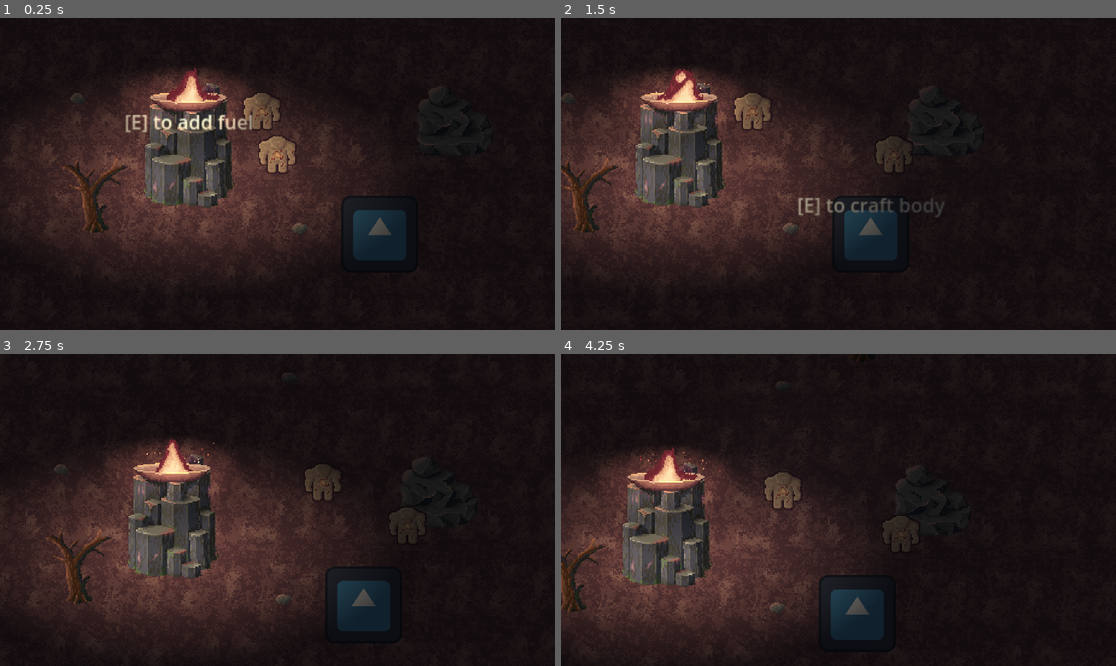
Above: before the commit, frames 1-4 (two rows, left to right).
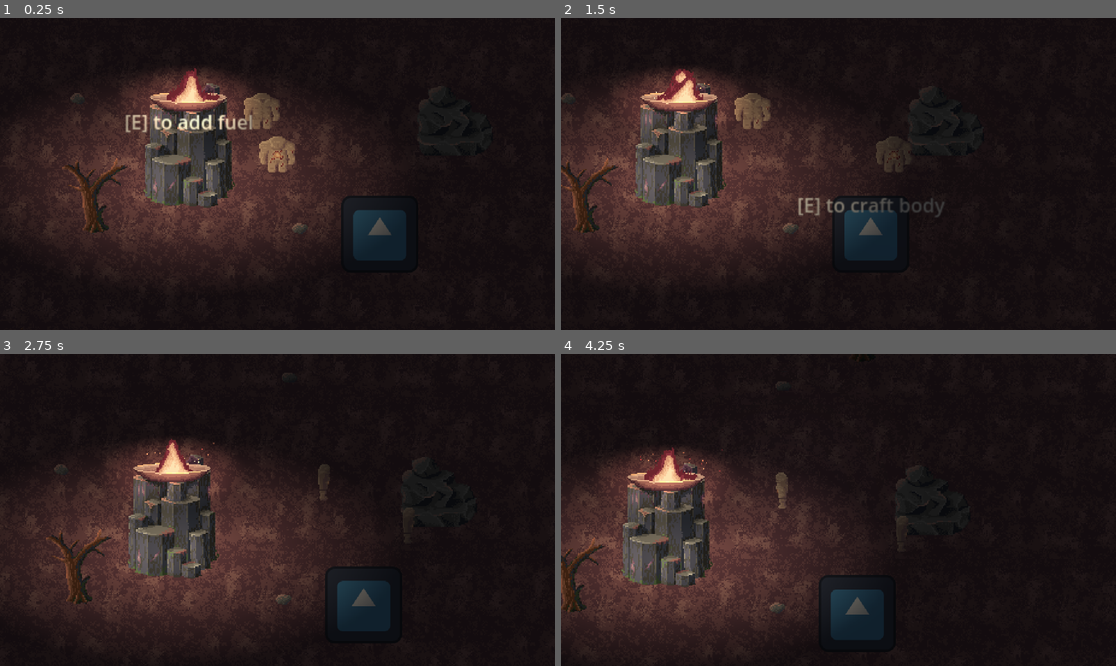
Above: after the commit, the same moments.

Repository: ShadowDragon5/eclipse
Game: Godot game, scene res://scenes/world.tscn
The game is run twice, just before and just after one commit, with the same random seed, the same clock (stepped at 60 frames per second) and the same inputs. The engine's default icon, where the game draws it, is replaced by a stand-in: a white triangle on a blue panel in a dark square.
Inputs (mouse positions are in pixels of both pictures, inside the frame that each line leads up to):
- Up to frame 1 (0.25 s): no input
- Up to frame 2 (1.5 s): move the mouse to (960, 158) at 0.52 s; hold Right (ui_right) 0.53-1.25 s; hold E (interact) 0.53-1.25 s; click (960, 158) at 0.67 s; drag from (727, 189) to (622, 230) at 1.27 s
- Up to frame 3 (2.75 s): move the mouse to (333, 441) at 2.02 s; hold Right (ui_right) from 2.03 s (still down); hold E (interact) from 2.03 s (still down); tap Tab (swap_body) at 2.1 s
- Up to frame 4 (4.25 s): release Right (ui_right) at 2.75 s; release E (interact) at 2.75 s; drag from (810, 572) to (622, 466) at 2.77 s; move the mouse to (1005, 556) at 3.52 s; hold Left (ui_left) from 3.53 s (still down); hold E (interact) from 3.53 s (still down)

The runs differ from the first frame. In frame 1, 0.2% of the frame differs, in the area x 43-54%, y 24-50%; in frame 2, less than 0.1%; in frame 3, 0.4%; in frame 4, 0.5%, in the area x 36-65%, y 38-64%.
Error in both runs: Invalid call. Nonexistent function 'Node2D(craftingCircle.gd)::_on_interact3 (Callable)'. (res://scripts/interaction_manager.gd:44)

Commit message:
Add basic player animations

Diff:
--- a/scenes/objects/player.tscn
+++ b/scenes/objects/player.tscn
@@ -1,9 +1,13 @@
-[gd_scene load_steps=10 format=3 uid="uid://do75wfv0w21ve"]
+[gd_scene load_steps=65 format=3 uid="uid://do75wfv0w21ve"]
 
 [ext_resource type="Script" path="res://scripts/player.gd" id="1_h3a73"]
 [ext_resource type="Texture2D" uid="uid://cpv50atu3erv7" path="res://assets/sprites/player.png" id="1_nl0nw"]
 [ext_resource type="Script" path="res://inventory/inventory.gd" id="2_yxy77"]
 [ext_resource type="Script" path="res://inventory/inv_slot.gd" id="3_5b88h"]
+[ext_resource type="Texture2D" uid="uid://bu2g3utmo4iw0" path="res://assets/sprites/player_body_parts/torso.png" id="4_6il4k"]
+[ext_resource type="Texture2D" uid="uid://bxjpxlgf4d0u" path="res://assets/sprites/player_body_parts/head.png" id="4_fyy1k"]
+[ext_resource type="Texture2D" uid="uid://kgb1ksphwavt" path="res://assets/sprites/player_body_parts/arms.png" id="6_mmd1a"]
+[ext_resource type="Texture2D" uid="uid://ru76t3717nja" path="res://assets/sprites/player_body_parts/legs.png" id="7_1fic4"]
 
 [sub_resource type="Resource" id="Resource_owap7"]
 script = ExtResource("3_5b88h")
@@ -26,11 +30,560 @@
 fill_from = Vector2(0.5, 0.5)
 fill_to = Vector2(1, 0.5)
 
+[sub_resource type="AtlasTexture" id="AtlasTexture_fsdrb"]
+atlas = ExtResource("4_fyy1k")
+region = Rect2(64, 0, 32, 32)
+
+[sub_resource type="AtlasTexture" id="AtlasTexture_cvhvy"]
+atlas = ExtResource("4_fyy1k")
+region = Rect2(0, 0, 32, 32)
+
+[sub_resource type="AtlasTexture" id="AtlasTexture_6otjq"]
+atlas = ExtResource("4_fyy1k")
+region = Rect2(32, 0, 32, 32)
+
+[sub_resource type="AtlasTexture" id="AtlasTexture_44ytj"]
+atlas = ExtResource("4_fyy1k")
+region = Rect2(32, 64, 32, 32)
+
+[sub_resource type="AtlasTexture" id="AtlasTexture_p6s7p"]
+atlas = ExtResource("4_fyy1k")
+region = Rect2(64, 64, 32, 32)
+
+[sub_resource type="AtlasTexture" id="AtlasTexture_8txbj"]
+atlas = ExtResource("4_fyy1k")
+region = Rect2(64, 32, 32, 32)
+
+[sub_resource type="AtlasTexture" id="AtlasTexture_bjknj"]
+atlas = ExtResource("4_fyy1k")
+region = Rect2(0, 64, 32, 32)
+
+[sub_resource type="AtlasTexture" id="AtlasTexture_y18s2"]
+atlas = ExtResource("4_fyy1k")
+region = Rect2(0, 32, 32, 32)
+
+[sub_resource type="AtlasTexture" id="AtlasTexture_3m4ry"]
+atlas = ExtResource("4_fyy1k")
+region = Rect2(32, 32, 32, 32)
+
+[sub_resource type="SpriteFrames" id="SpriteFrames_wwgow"]
+animations = [{
+"frames": [{
+"duration": 1.0,
+"texture": SubResource("AtlasTexture_fsdrb")
+}, {
+"duration": 1.0,
+"texture": SubResource("AtlasTexture_cvhvy")
+}, {
+"duration": 1.0,
+"texture": SubResource("AtlasTexture_fsdrb")
+}, {
+"duration": 1.0,
+"texture": SubResource("AtlasTexture_cvhvy")
+}],
+"loop": true,
+"name": &"down",
+"speed": 4.0
+}, {
+"frames": [{
+"duration": 1.0,
+"texture": SubResource("AtlasTexture_cvhvy")
+}],
+"loop": false,
+"name": &"idle",
+"speed": 4.0
+}, {
+"frames": [{
+"duration": 1.0,
+"texture": SubResource("AtlasTexture_6otjq")
+}, {
+"duration": 1.0,
+"texture": SubResource("AtlasTexture_6otjq")
+}],
+"loop": false,
+"name": &"interact",
+"speed": 4.0
+}, {
+"frames": [{
+"duration": 1.0,
+"texture": SubResource("AtlasTexture_44ytj")
+}, {
+"duration": 1.0,
+"texture": SubResource("AtlasTexture_p6s7p")
+}, {
+"duration": 1.0,
+"texture": SubResource("AtlasTexture_44ytj")
+}, {
+"duration": 1.0,
+"texture": SubResource("AtlasTexture_p6s7p")
+}],
+"loop": true,
+"name": &"left",
+"speed": 4.0
+}, {
+"frames": [{
+"duration": 1.0,
+"texture": SubResource("AtlasTexture_8txbj")
+}, {
+"duration": 1.0,
+"texture": SubResource("AtlasTexture_bjknj")
+}, {
+"duration": 1.0,
+"texture": SubResource("AtlasTexture_8txbj")
+}, {
+"duration": 1.0,
+"texture": SubResource("AtlasTexture_bjknj")
+}],
+"loop": true,
+"name": &"right",
+"speed": 4.0
+}, {
+"frames": [{
+"duration": 1.0,
+"texture": SubResource("AtlasTexture_y18s2")
+}, {
+"duration": 1.0,
+"texture": SubResource("AtlasTexture_3m4ry")
+}, {
+"duration": 1.0,
+"texture": SubResource("AtlasTexture_y18s2")
+}, {
+"duration": 1.0,
+"texture": SubResource("AtlasTexture_3m4ry")
+}],
+"loop": true,
+"name": &"up",
+"speed": 4.0
+}]
+
+[sub_resource type="AtlasTexture" id="AtlasTexture_0nxqt"]
+atlas = ExtResource("6_mmd1a")
+region = Rect2(96, 0, 32, 32)
+
+[sub_resource type="AtlasTexture" id="AtlasTexture_4c1y4"]
+atlas = ExtResource("6_mmd1a")
+region = Rect2(0, 0, 32, 32)
+
+[sub_resource type="AtlasTexture" id="AtlasTexture_34vah"]
+atlas = ExtResource("6_mmd1a")
+region = Rect2(0, 32, 32, 32)
+
+[sub_resource type="AtlasTexture" id="AtlasTexture_7i57t"]
+atlas = ExtResource("6_mmd1a")
+region = Rect2(32, 0, 32, 32)
+
+[sub_resource type="AtlasTexture" id="AtlasTexture_vo6yw"]
+atlas = ExtResource("6_mmd1a")
+region = Rect2(64, 0, 32, 32)
+
+[sub_resource type="AtlasTexture" id="AtlasTexture_abrkb"]
+atlas = ExtResource("6_mmd1a")
+region = Rect2(96, 64, 32, 32)
+
+[sub_resource type="AtlasTexture" id="AtlasTexture_jjvdi"]
+atlas = ExtResource("6_mmd1a")
+region = Rect2(0, 96, 32, 32)
+
+[sub_resource type="AtlasTexture" id="AtlasTexture_sidb3"]
+atlas = ExtResource("6_mmd1a")
+region = Rect2(32, 96, 32, 32)
+
+[sub_resource type="AtlasTexture" id="AtlasTexture_dnu4p"]
+atlas = ExtResource("6_mmd1a")
+region = Rect2(0, 64, 32, 32)
+
+[sub_resource type="AtlasTexture" id="AtlasTexture_337b6"]
+atlas = ExtResource("6_mmd1a")
+region = Rect2(32, 64, 32, 32)
+
+[sub_resource type="AtlasTexture" id="AtlasTexture_n8di2"]
+atlas = ExtResource("6_mmd1a")
+region = Rect2(64, 64, 32, 32)
+
+[sub_resource type="AtlasTexture" id="AtlasTexture_xydyr"]
+atlas = ExtResource("6_mmd1a")
+region = Rect2(32, 32, 32, 32)
+
+[sub_resource type="AtlasTexture" id="AtlasTexture_k0hck"]
+atlas = ExtResource("6_mmd1a")
+region = Rect2(64, 32, 32, 32)
+
+[sub_resource type="AtlasTexture" id="AtlasTexture_ov37m"]
+atlas = ExtResource("6_mmd1a")
+region = Rect2(96, 32, 32, 32)
+
+[sub_resource type="SpriteFrames" id="SpriteFrames_quijo"]
+animations = [{
+"frames": [{
+"duration": 1.0,
+"texture": SubResource("AtlasTexture_0nxqt")
+}, {
+"duration": 1.0,
+"texture": SubResource("AtlasTexture_4c1y4")
+}, {
+"duration": 1.0,
+"texture": SubResource("AtlasTexture_34vah")
+}, {
+"duration": 1.0,
+"texture": SubResource("AtlasTexture_4c1y4")
+}],
+"loop": true,
+"name": &"down",
+"speed": 4.0
+}, {
+"frames": [{
+"duration": 1.0,
+"texture": SubResource("AtlasTexture_4c1y4")
+}],
+"loop": false,
+"name": &"idle",
+"speed": 4.0
+}, {
+"frames": [{
+"duration": 1.0,
+"texture": SubResource("AtlasTexture_7i57t")
+}, {
+"duration": 1.0,
+"texture": SubResource("AtlasTexture_vo6yw")
+}],
+"loop": false,
+"name": &"interact",
+"speed": 4.0
+}, {
+"frames": [{
+"duration": 1.0,
+"texture": SubResource("AtlasTexture_abrkb")
+}, {
+"duration": 1.0,
+"texture": SubResource("AtlasTexture_jjvdi")
+}, {
+"duration": 1.0,
+"texture": SubResource("AtlasTexture_abrkb")
+}, {
+"duration": 1.0,
+"texture": SubResource("AtlasTexture_sidb3")
+}],
+"loop": true,
+"name": &"left",
+"speed": 4.0
+}, {
+"frames": [{
+"duration": 1.0,
+"texture": SubResource("AtlasTexture_dnu4p")
+}, {
+"duration": 1.0,
+"texture": SubResource("AtlasTexture_337b6")
+}, {
+"duration": 1.0,
+"texture": SubResource("AtlasTexture_dnu4p")
+}, {
+"duration": 1.0,
+"texture": SubResource("AtlasTexture_n8di2")
+}],
+"loop": true,
+"name": &"right",
+"speed": 4.0
+}, {
+"frames": [{
+"duration": 1.0,
+"texture": SubResource("AtlasTexture_xydyr")
+}, {
+"duration": 1.0,
+"texture": SubResource("AtlasTexture_k0hck")
+}, {
+"duration": 1.0,
+"texture": SubResource("AtlasTexture_xydyr")
+}, {
+"duration": 1.0,
+"texture": SubResource("AtlasTexture_ov37m")
+}],
+"loop": true,
+"name": &"up",
+"speed": 4.0
+}]
+
+[sub_resource type="AtlasTexture" id="AtlasTexture_l7m1d"]
+atlas = ExtResource("4_6il4k")
+region = Rect2(96, 0, 32, 32)
+
+[sub_resource type="AtlasTexture" id="AtlasTexture_yptem"]
+atlas = ExtResource("4_6il4k")
+region = Rect2(0, 32, 32, 32)
+
+[sub_resource type="AtlasTexture" id="AtlasTexture_70l7p"]
+atlas = ExtResource("4_6il4k")
+region = Rect2(0, 0, 32, 32)
+
+[sub_resource type="AtlasTexture" id="AtlasTexture_7to8b"]
+atlas = ExtResource("4_6il4k")
+region = Rect2(32, 0, 32, 32)
+
+[sub_resource type="AtlasTexture" id="AtlasTexture_wkk2b"]
+atlas = ExtResource("4_6il4k")
+region = Rect2(64, 0, 32, 32)
+
+[sub_resource type="AtlasTexture" id="AtlasTexture_yfkyh"]
+atlas = ExtResource("4_6il4k")
+region = Rect2(64, 64, 32, 32)
+
+[sub_resource type="AtlasTexture" id="AtlasTexture_ht25y"]
+atlas = ExtResource("4_6il4k")
+region = Rect2(96, 64, 32, 32)
+
+[sub_resource type="AtlasTexture" id="AtlasTexture_qsn66"]
+atlas = ExtResource("4_6il4k")
+region = Rect2(0, 64, 32, 32)
+
+[sub_resource type="AtlasTexture" id="AtlasTexture_35g0m"]
+atlas = ExtResource("4_6il4k")
+region = Rect2(32, 64, 32, 32)
+
+[sub_resource type="AtlasTexture" id="AtlasTexture_d8hq5"]
+atlas = ExtResource("4_6il4k")
+region = Rect2(32, 32, 32, 32)
+
+[sub_resource type="AtlasTexture" id="AtlasTexture_4me7l"]
+atlas = ExtResource("4_6il4k")
+region = Rect2(64, 32, 32, 32)
+
+[sub_resource type="AtlasTexture" id="AtlasTexture_w0yte"]
+atlas = ExtResource("4_6il4k")
+region = Rect2(96, 32, 32, 32)
+
+[sub_resource type="SpriteFrames" id="SpriteFrames_6l3i0"]
+animations = [{
+"frames": [{
+"duration": 1.0,
+"texture": SubResource("AtlasTexture_l7m1d")
+}, {
+"duration": 1.0,
+"texture": SubResource("AtlasTexture_yptem")
+}, {
+"duration": 1.0,
+"texture": SubResource("AtlasTexture_l7m1d")
+}, {
+"duration": 1.0,
+"texture": SubResource("AtlasTexture_yptem")
+}],
+"loop": true,
+"name": &"down",
+"speed": 4.0
+}, {
+"frames": [{
+"duration": 1.0,
+"texture": SubResource("AtlasTexture_70l7p")
+}],
+"loop": false,
+"name": &"idle",
+"speed": 4.0
+}, {
+"frames": [{
+"duration": 1.0,
+"texture": SubResource("AtlasTexture_7to8b")
+}, {
+"duration": 1.0,
+"texture": SubResource("AtlasTexture_wkk2b")
+}],
+"loop": false,
+"name": &"interact",
+"speed": 4.0
+}, {
+"frames": [{
+"duration": 1.0,
+"texture": SubResource("AtlasTexture_yfkyh")
+}, {
+"duration": 1.0,
+"texture": SubResource("AtlasTexture_ht25y")
+}, {
+"duration": 1.0,
+"texture": SubResource("AtlasTexture_yfkyh")
+}, {
+"duration": 1.0,
+"texture": SubResource("AtlasTexture_ht25y")
+}],
+"loop": true,
+"name": &"left",
+"speed": 4.0
+}, {
+"frames": [{
+"duration": 1.0,
+"texture": SubResource("AtlasTexture_qsn66")
+}, {
+"duration": 1.0,
+"texture": SubResource("AtlasTexture_35g0m")
+}, {
+"duration": 1.0,
+"texture": SubResource("AtlasTexture_qsn66")
+}, {
+"duration": 1.0,
+"texture": SubResource("AtlasTexture_35g0m")
+}],
+"loop": true,
+"name": &"right",
+"speed": 4.0
+}, {
+"frames": [{
+"duration": 1.0,
+"texture": SubResource("AtlasTexture_d8hq5")
+}, {
+"duration": 1.0,
+"texture": SubResource("AtlasTexture_4me7l")
+}, {
+"duration": 1.0,
+"texture": SubResource("AtlasTexture_w0yte")
+}, {
+"duration": 1.0,
+"texture": SubResource("AtlasTexture_4me7l")
+}],
+"loop": true,
+"name": &"up",
+"speed": 4.0
+}]
+
+[sub_resource type="AtlasTexture" id="AtlasTexture_f84ex"]
+atlas = ExtResource("7_1fic4")
+region = Rect2(32, 0, 32, 32)
+
+[sub_resource type="AtlasTexture" id="AtlasTexture_7mplx"]
+atlas = ExtResource("7_1fic4")
+region = Rect2(0, 0, 32, 32)
+
+[sub_resource type="AtlasTexture" id="AtlasTexture_rqnbe"]
+atlas = ExtResource("7_1fic4")
+region = Rect2(64, 0, 32, 32)
+
+[sub_resource type="AtlasTexture" id="AtlasTexture_1lhdj"]
+atlas = ExtResource("7_1fic4")
+region = Rect2(32, 64, 32, 32)
+
+[sub_resource type="AtlasTexture" id="AtlasTexture_ixysq"]
+atlas = ExtResource("7_1fic4")
+region = Rect2(64, 64, 32, 32)
+
+[sub_resource type="AtlasTexture" id="AtlasTexture_csfri"]
+atlas = ExtResource("7_1fic4")
+region = Rect2(96, 64, 32, 32)
+
+[sub_resource type="AtlasTexture" id="AtlasTexture_4w48w"]
+atlas = ExtResource("7_1fic4")
+region = Rect2(64, 32, 32, 32)
+
+[sub_resource type="AtlasTexture" id="AtlasTexture_krv1p"]
+atlas = ExtResource("7_1fic4")
+region = Rect2(96, 32, 32, 32)
+
+[sub_resource type="AtlasTexture" id="AtlasTexture_q86y0"]
+atlas = ExtResource("7_1fic4")
+region = Rect2(0, 64, 32, 32)
+
+[sub_resource type="AtlasTexture" id="AtlasTexture_c8shr"]
+atlas = ExtResource("7_1fic4")
+region = Rect2(96, 0, 32, 32)
+
+[sub_resource type="AtlasTexture" id="AtlasTexture_o75vv"]
+atlas = ExtResource("7_1fic4")
+region = Rect2(0, 32, 32, 32)
+
+[sub_resource type="AtlasTexture" id="AtlasTexture_clwr0"]
+atlas = ExtResource("7_1fic4")
+region = Rect2(32, 32, 32, 32)
+
+[sub_resource type="SpriteFrames" id="SpriteFrames_k3rgk"]
+animations = [{
+"frames": [{
+"duration": 1.0,
+"texture": SubResource("AtlasTexture_f84ex")
+}, {
+"duration": 1.0,
+"texture": SubResource("AtlasTexture_7mplx")
+}, {
+"duration": 1.0,
+"texture": SubResource("AtlasTexture_rqnbe")
+}, {
+"duration": 1.0,
+"texture": SubResource("AtlasTexture_7mplx")
+}],
+"loop": true,
+"name": &"down",
+"speed": 4.0
+}, {
+"frames": [{
+"duration": 1.0,
+"texture": SubResource("AtlasTexture_7mplx")
+}],
+"loop": false,
+"name": &"idle",
+"speed": 4.0
+}, {
+"frames": [{
+"duration": 1.0,
+"texture": SubResource("AtlasTexture_7mplx")
+}, {
+"duration": 1.0,
+"texture": SubResource("AtlasTexture_7mplx")
+}],
+"loop": false,
+"name": &"interact",
+"speed": 4.0
+}, {
+"frames": [{
+"duration": 1.0,
+"texture": SubResource("AtlasTexture_1lhdj")
+}, {
+"duration": 1.0,
+"texture": SubResource("AtlasTexture_ixysq")
+}, {
+"duration": 1.0,
+"texture": SubResource("AtlasTexture_1lhdj")
+}, {
+"duration": 1.0,
+"texture": SubResource("AtlasTexture_csfri")
+}],
+"loop": true,
+"name": &"left",
+"speed": 4.0
+}, {
+"frames": [{
+"duration": 1.0,
+"texture": SubResource("AtlasTexture_4w48w")
+}, {
+"duration": 1.0,
+"texture": SubResource("AtlasTexture_krv1p")
+}, {
+"duration": 1.0,
+"texture": SubResource("AtlasTexture_4w48w")
+}, {
+"duration": 1.0,
+"texture": SubResource("AtlasTexture_q86y0")
+}],
+"loop": true,
+"name": &"right",
+"speed": 4.0
+}, {
+"frames": [{
+"duration": 1.0,
+"texture": SubResource("AtlasTexture_c8shr")
+}, {
+"duration": 1.0,
+"texture": SubResource("AtlasTexture_o75vv")
+}, {
+"duration": 1.0,
+"texture": SubResource("AtlasTexture_c8shr")
+}, {
+"duration": 1.0,
+"texture": SubResource("AtlasTexture_clwr0")
+}],
+"loop": true,
+"name": &"up",
+"speed": 4.0
+}]
+
 [node name="player" type="CharacterBody2D" groups=["player"]]
 script = ExtResource("1_h3a73")
 inv = SubResource("Resource_alrmt")
 
 [node name="Sprite2D" type="Sprite2D" parent="."]
+visible = false
 texture_filter = 1
 position = Vector2(0, -16)
 texture = ExtResource("1_nl0nw")
@@ -73,3 +626,87 @@
 energy = 4.0
 texture = SubResource("GradientTexture2D_i4thr")
 texture_scale = 1.6
+
+[node name="BodySprite" type="Node2D" parent="."]
+position = Vector2(2.08165e-12, -16)
+
+[node name="Head" type="AnimatedSprite2D" parent="BodySprite"]
+unique_name_in_owner = true
+texture_filter = 1
+sprite_frames = SubResource("SpriteFrames_wwgow")
+animation = &"idle"
+metadata/_aseprite_wizard_config_ = {
+"layer": "head",
+"o_ex_p": "",
+"o_folder": "res://assets/sprites/player_body_parts",
+"o_name": "",
+"only_visible": false,
+"slice": "",
+"source": "res://assets/aseprite/player.aseprite"
+}
+metadata/_aseprite_wizard_interface_config_ = {
+"layer_section": true,
+"output_section": true
+}
+metadata/_aseprite_wizard_source_file_hash_ = "81bf833f9a51ddaa61f464e341e117f0"
+
+[node name="Arms" type="AnimatedSprite2D" parent="BodySprite"]
+unique_name_in_owner = true
+texture_filter = 1
+sprite_frames = SubResource("SpriteFrames_quijo")
+animation = &"idle"
+metadata/_aseprite_wizard_config_ = {
+"layer": "arms",
+"o_ex_p": "",
+"o_folder": "res://assets/sprites/player_body_parts",
+"o_name": "",
+"only_visible": false,
+"slice": "",
+"source": "res://assets/aseprite/player.aseprite"
+}
+metadata/_aseprite_wizard_interface_config_ = {
+"layer_section": true,
+"output_section": true
+}
+metadata/_aseprite_wizard_source_file_hash_ = "71a2709b471a686d9a7d7e2d239b912a"
+
+[node name="Torso" type="AnimatedSprite2D" parent="BodySprite"]
+unique_name_in_owner = true
+texture_filter = 1
+sprite_frames = SubResource("SpriteFrames_6l3i0")
+animation = &"up"
+metadata/_aseprite_wizard_config_ = {
+"layer": "torso",
+"o_ex_p": "",
+"o_folder": "res://assets/sprites/player_body_parts",
+"o_name": "",
+"only_visible": false,
+"slice": "",
+"source": "res://assets/aseprite/player.aseprite"
+}
+metadata/_aseprite_wizard_interface_config_ = {
+"layer_section": true,
+"output_section": true,
+"slice_section": false
+}
+metadata/_aseprite_wizard_source_file_hash_ = "81bf833f9a51ddaa61f464e341e117f0"
+
+[node name="Legs" type="AnimatedSprite2D" parent="BodySprite"]
+unique_name_in_owner = true
+texture_filter = 1
+sprite_frames = SubResource("SpriteFrames_k3rgk")
+animation = &"interact"
+metadata/_aseprite_wizard_config_ = {
+"layer": "legs",
+"o_ex_p": "",
+"o_folder": "res://assets/sprites/player_body_parts",
+"o_name": "",
+"only_visible": false,
+"slice": "",
+"source": "res://assets/aseprite/player.aseprite"
+}
+metadata/_aseprite_wizard_interface_config_ = {
+"layer_section": true,
+"output_section": true
+}
+metadata/_aseprite_wizard_source_file_hash_ = "71a2709b471a686d9a7d7e2d239b912a"
--- a/scripts/player.gd
+++ b/scripts/player.gd
@@ -1,4 +1,9 @@
 extends CharacterBody2D
+
+@onready var head = %Head
+@onready var arms = %Arms
+@onready var torso = %Torso
+@onready var legs = %Legs
 
 @export var max_speed = 150
 @export var accel = 350
@@ -124,10 +129,17 @@
 	input.y = int(Input.is_action_pressed("ui_down")) - int(Input.is_action_pressed("ui_up"))
 	return input.normalized()
 
+func play_animation(animation : String):
+	head.play(animation)
+	arms.play(animation)
+	torso.play(animation)
+	legs.play(animation)
+
 func player_movement(delta):
 	input = get_input()
 
 	if input == Vector2.ZERO:
+		play_animation("idle")
 		if velocity.length()> (friction*delta):
 			velocity -= velocity.normalized()*(friction*delta)	#stopping or decelerating
 		else:
@@ -135,6 +147,17 @@
 	else:
 		velocity+=(input*accel*delta)	#speed up
 		velocity = velocity.limit_length(max_speed)	#limit speed
+
+		if velocity.x > velocity.y:
+			if velocity.x > -velocity.y:
+				play_animation("right")
+			else:
+				play_animation("up")
+		else:
+			if velocity.x > -velocity.y:
+				play_animation("down")
+			else:
+				play_animation("left")
 
 	move_and_slide()
 
Binary file changed: assets/aseprite/player.aseprite
Binary file added: assets/sprites/player_body_parts/arms.png
Not shown, added: assets/sprites/player_body_parts/arms.png.import
Binary file added: assets/sprites/player_body_parts/head.png
Not shown, added: assets/sprites/player_body_parts/head.png.import
Binary file added: assets/sprites/player_body_parts/legs.png
Not shown, added: assets/sprites/player_body_parts/legs.png.import
Binary file added: assets/sprites/player_body_parts/torso.png
Not shown, added: assets/sprites/player_body_parts/torso.png.import
